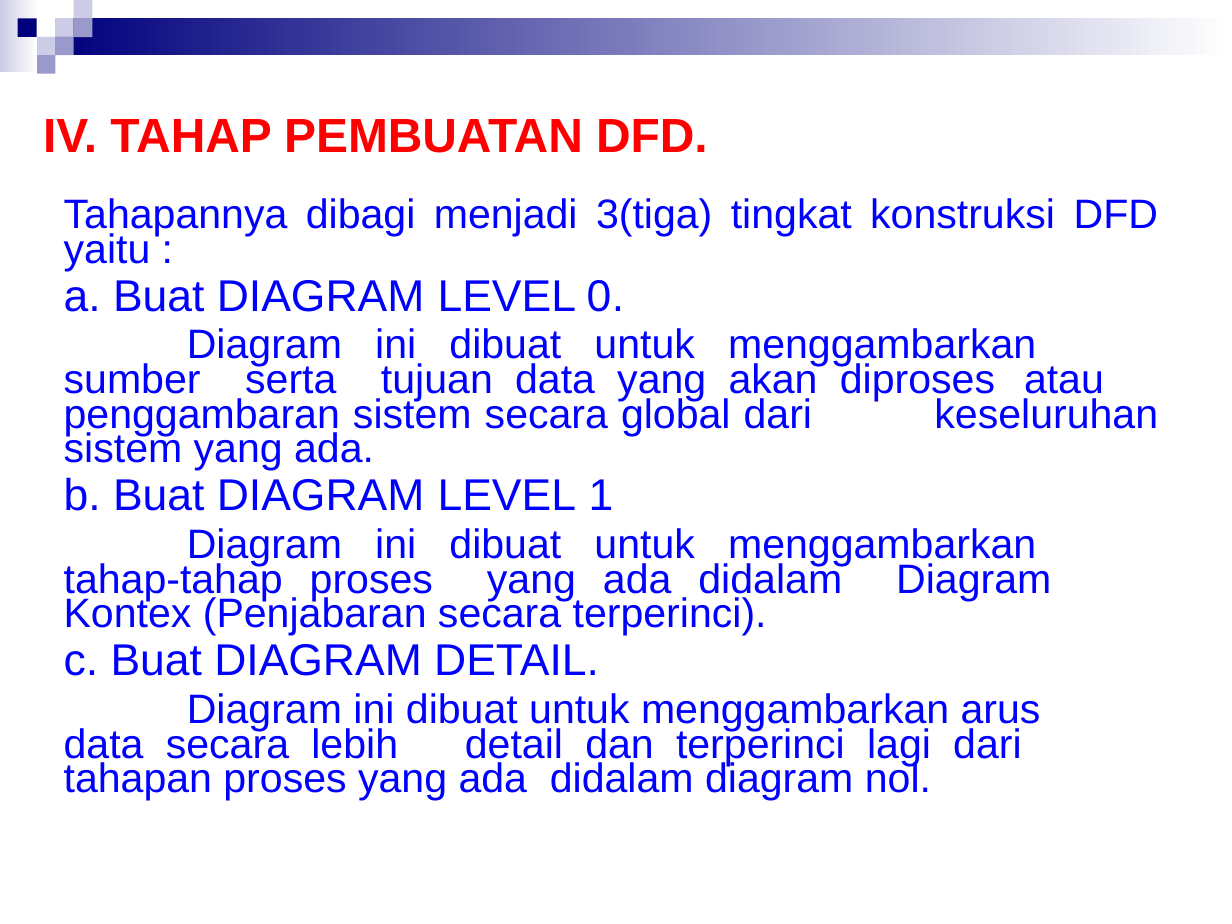
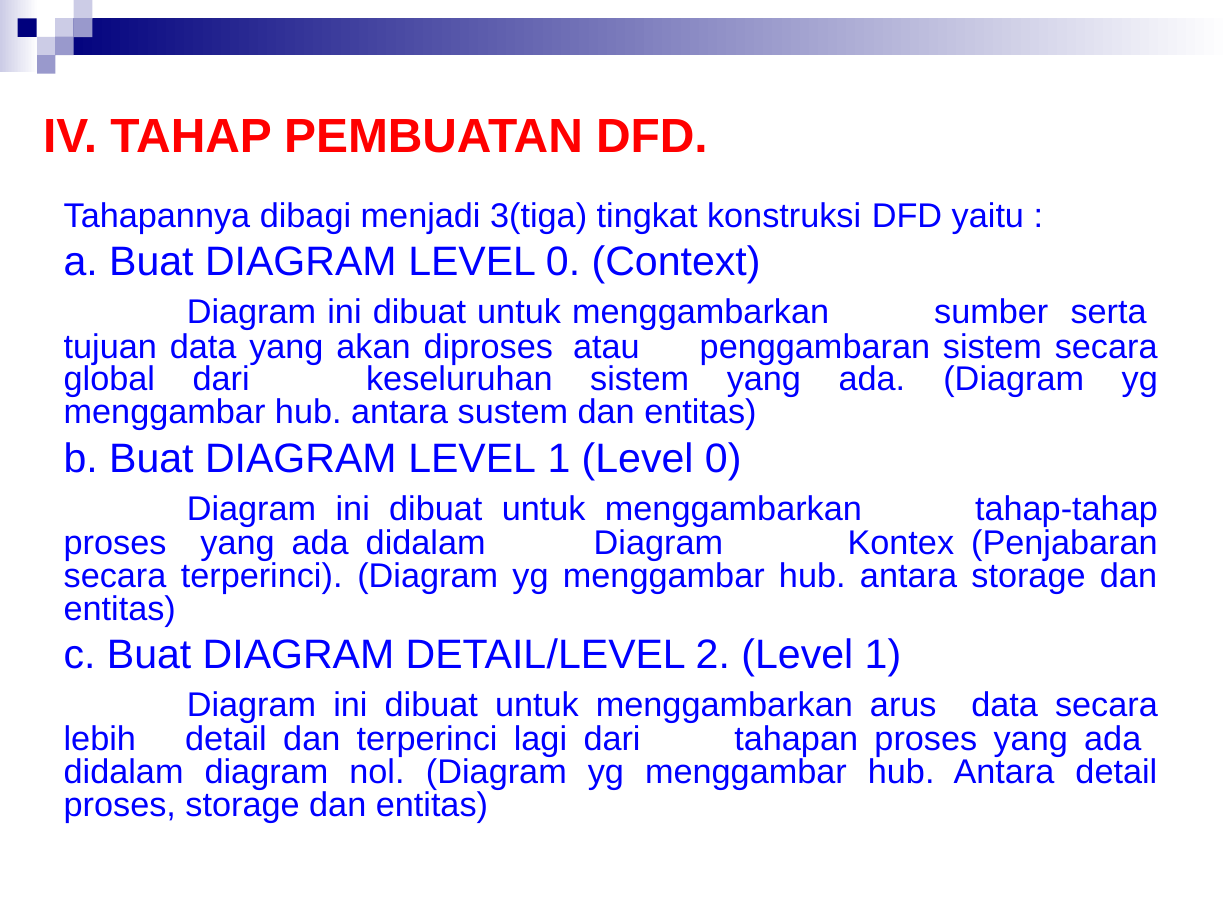
Before and after one commit to Sidam27/Course-Material, a slide deck: slide 16 of Semester 4/Rekayasa Perangkat Lunak/RPL-5 Suplemen 1.ppt. Drawn at 1232x924 pixels with LibreOffice and Linux fonts; fonts in the diff are those of the drawing. Boxes give left, top, right and bottom in pixels: in the first picture for what was removed or moved away, otherwise in the second. Text is boxed around its words. In the diff, an @@ line names an element or a change of style, - is before the commit and + after.

```diff
--- a/Semester 4/Rekayasa Perangkat Lunak/RPL-5 Suplemen 1.ppt
+++ b/Semester 4/Rekayasa Perangkat Lunak/RPL-5 Suplemen 1.ppt
@@ text at (64,202,1024,233): size 24 to 20 pt in "Tahapannya dibagi menjadi 3(tiga) tingkat konstruksi DFD ..."; line spacing 0.7 to 0.8; less space between paragraphs @@
@@ text at (64,245,1158,823): text changed; size 24 to 20 pt @@
-a. Buat DIAGRAM LEVEL 0.
-Diagram ini dibuat untuk menggambarkan sumber serta tujuan data yang akan diproses atau penggambaran sistem secara global dari keseluruhan sistem yang ada.
-b. Buat DIAGRAM LEVEL 1
-Diagram ini dibuat untuk menggambarkan tahap-tahap proses yang ada didalam Diagram Kontex (Penjabaran secara terperinci).
-c. Buat DIAGRAM DETAIL.
-Diagram ini dibuat untuk menggambarkan arus data secara lebih detail dan terperinci lagi dari tahapan proses yang ada didalam diagram nol.
+a. Buat DIAGRAM LEVEL 0. (Context)
+Diagram ini dibuat untuk menggambarkan sumber serta tujuan data yang akan diproses atau penggambaran sistem secara global dari keseluruhan sistem yang ada. (Diagram yg menggambar hub. antara sustem dan entitas)
+b. Buat DIAGRAM LEVEL 1 (Level 0)
+Diagram ini dibuat untuk menggambarkan tahap-tahap proses yang ada didalam Diagram Kontex (Penjabaran secara terperinci). (Diagram yg menggambar hub. antara storage dan entitas)
+c. Buat DIAGRAM DETAIL/LEVEL 2. (Level 1)
+Diagram ini dibuat untuk menggambarkan arus data secara lebih detail dan terperinci lagi dari tahapan proses yang ada didalam diagram nol. (Diagram yg menggambar hub. Antara detail proses, storage dan entitas)
```
Also in this commit, not shown: 1 other slide changed, 4 other files.
